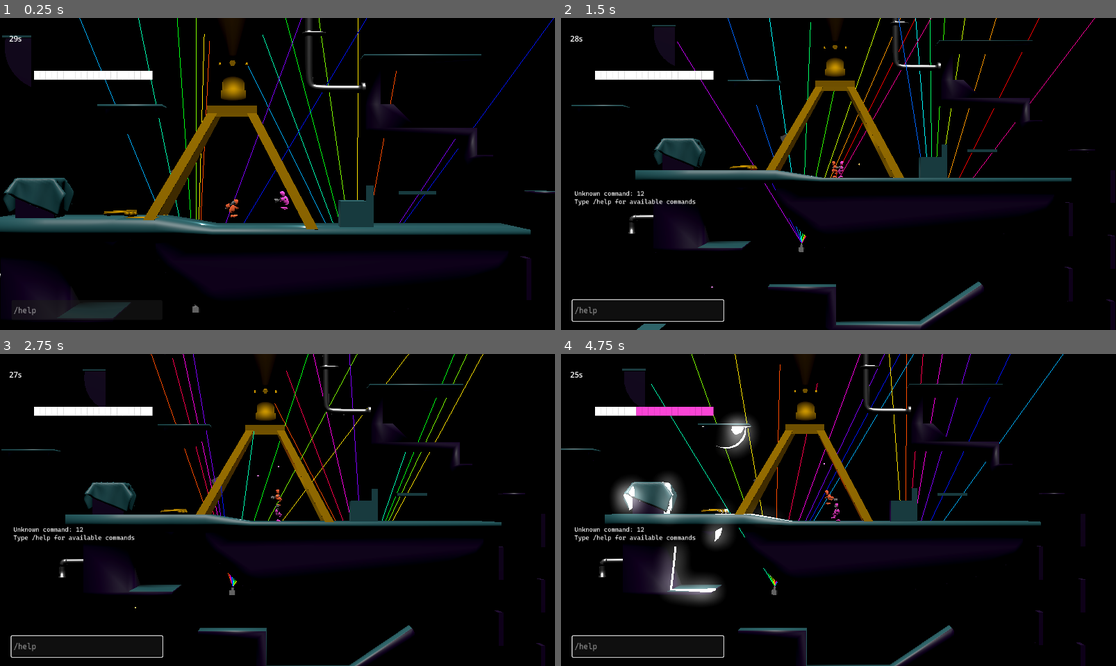
Above: before the commit, frames 1-4 (two rows, left to right).
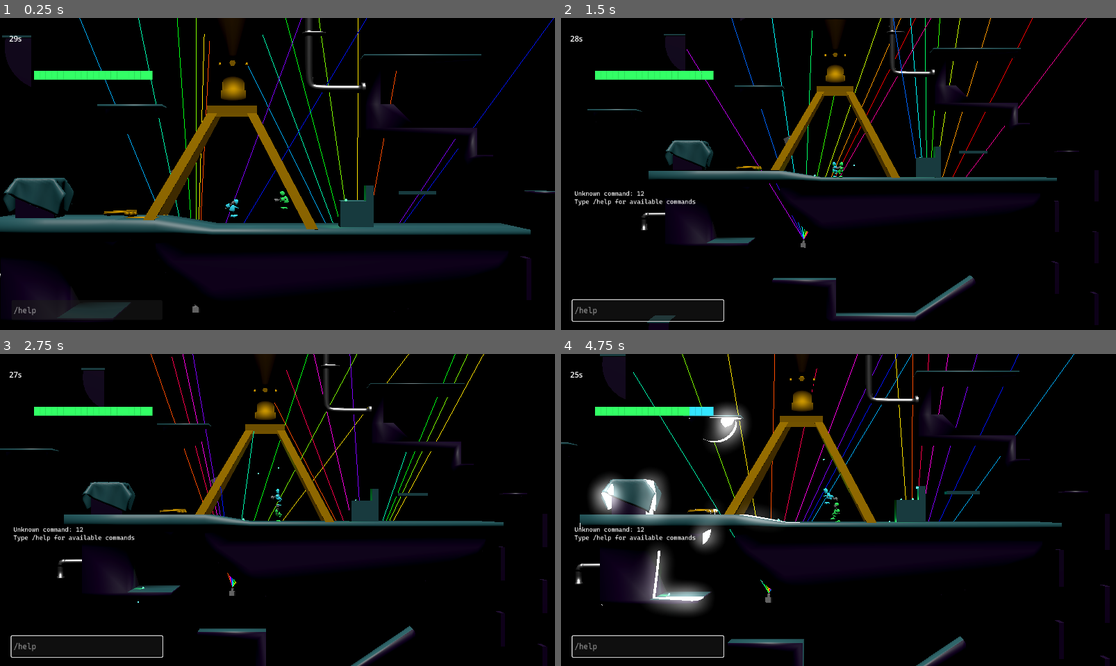
Above: after the commit, the same moments.

Repository: theowiik/project-epic-footsies-2
Game: Godot game, scene res://scenes/main.tscn
The game is run twice, just before and just after one commit, with the same random seed, the same clock (stepped at 60 frames per second) and the same inputs. The engine's default icon, where the game draws it, is replaced by a stand-in: a white triangle on a blue panel in a dark square.
Inputs (mouse positions are in pixels of both pictures, inside the frame that each line leads up to):
- Up to frame 1 (0.25 s): no input
- Up to frame 2 (1.5 s): click (649, 311) at 0.52 s; type "12" at 0.6 s; tap Enter at 1.25 s; move the mouse to (960, 158) at 1.27 s; hold D from 1.28 s (still down); hold Mouse wheel up (dev_zoom_in, bound only after the commit) from 1.28 s (still down); click (960, 158) at 1.42 s
- Up to frame 3 (2.75 s): tap Space at 1.52, 2.27 s; tap Mouse wheel down (dev_zoom_out, bound only after the commit) at 1.55, 2.1 s; move the mouse to (166, 525) at 2.02 s; release D at 2.03 s; release Mouse wheel up (dev_zoom_in, bound only after the commit) at 2.03 s; hold S from 2.03 s (still down); click (166, 525) at 2.17 s; tap Mouse wheel up (dev_zoom_in, bound only after the commit) at 2.3 s
- Up to frame 4 (4.75 s): move the mouse to (894, 441) at 2.77 s; release S at 2.78 s; hold D 2.78-3.53 s; hold Mouse wheel up (dev_zoom_in, bound only after the commit) 2.78-3.53 s; click (894, 441) at 2.92 s; tap Mouse wheel down (dev_zoom_out, bound only after the commit) at 3.05, 3.6 s; move the mouse to (810, 572) at 3.52 s; hold W 3.53-4.28 s; click (810, 572) at 3.67 s; tap Space at 3.77, 4.52 s; tap Mouse wheel up (dev_zoom_in, bound only after the commit) at 3.8 s; move the mouse to (1005, 556) at 4.27 s; hold A from 4.28 s (still down); hold Mouse wheel down (dev_zoom_out, bound only after the commit) from 4.28 s (still down); tap J at 4.35 s; click (1005, 556) at 4.42 s

The runs differ from the first frame. In frame 1, 0.8% of the frame differs, in the area x 6-66%, y 16-68%; in frame 2, 10%; in frame 3, 3.4%; in frame 4, 17%, in the area x 0-99%, y 0-100%.

Commit message:
Add initial bulb placement (#45)
* Add initial bulb placement

* Add ability to zoom

* Add team object

* FOrmat

Diff:
--- a/game/objects/bulb.tscn
+++ b/game/objects/bulb.tscn
@@ -1,11 +1,16 @@
-[gd_scene load_steps=3 format=3 uid="uid://c6ooswcottct1"]
+[gd_scene load_steps=4 format=3 uid="uid://c6ooswcottct1"]
 
 [ext_resource type="Script" uid="uid://bxlmsd8e3g2fh" path="res://scripts/bulb.gd" id="1_i2sy0"]
 
 [sub_resource type="SphereShape3D" id="SphereShape3D_4rivj"]
 radius = 0.21283175
 
+[sub_resource type="SphereMesh" id="SphereMesh_i2sy0"]
+radius = 0.115
+height = 0.31
+
 [node name="Bulb" type="Area3D" groups=["bulbs"]]
+collision_mask = 8
 script = ExtResource("1_i2sy0")
 
 [node name="CollisionShape3D" type="CollisionShape3D" parent="."]
@@ -14,4 +19,7 @@
 [node name="OmniLight3D" type="OmniLight3D" parent="."]
 light_energy = 2.0
 
+[node name="MeshInstance3D" type="MeshInstance3D" parent="."]
+mesh = SubResource("SphereMesh_i2sy0")
+
 [connection signal="area_entered" from="." to="." method="_on_area_entered"]
--- a/game/objects/bullet.tscn
+++ b/game/objects/bullet.tscn
@@ -11,6 +11,7 @@
 radius = 0.10501297
 
 [node name="Bullet" type="Area3D" groups=["bullets"]]
+collision_layer = 8
 script = ExtResource("1_script")
 
 [node name="Sprite3D" type="Sprite3D" parent="."]
@@ -25,3 +26,5 @@
 shape = SubResource("SphereShape3D_3ndsa")
 
 [node name="OmniLight3D" type="OmniLight3D" parent="."]
+
+[connection signal="body_entered" from="." to="." method="_on_body_entered"]
--- a/game/project.godot
+++ b/game/project.godot
@@ -25,8 +25,22 @@
 bullets=""
 bulbs=""
 
+[input]
+
+dev_zoom_in={
+"deadzone": 0.2,
+"events": [Object(InputEventMouseButton,"resource_local_to_scene":false,"resource_name":"","device":-1,"window_id":0,"alt_pressed":false,"shift_pressed":false,"ctrl_pressed":false,"meta_pressed":false,"button_mask":8,"position":Vector2(133, 13),"global_position":Vector2(142, 61),"factor":1.0,"button_index":4,"canceled":false,"pressed":true,"double_click":false,"script":null)
+]
+}
+dev_zoom_out={
+"deadzone": 0.2,
+"events": [Object(InputEventMouseButton,"resource_local_to_scene":false,"resource_name":"","device":-1,"window_id":0,"alt_pressed":false,"shift_pressed":false,"ctrl_pressed":false,"meta_pressed":false,"button_mask":16,"position":Vector2(155, 13),"global_position":Vector2(164, 61),"factor":1.0,"button_index":5,"canceled":false,"pressed":true,"double_click":false,"script":null)
+]
+}
+
 [layer_names]
 
 3d_physics/layer_1="platforms"
 3d_physics/layer_2="players"
 3d_physics/layer_3="flashlights"
+3d_physics/layer_4="bullets"
--- a/game/scenes/main.tscn
+++ b/game/scenes/main.tscn
@@ -1,10 +1,9 @@
-[gd_scene load_steps=12 format=3 uid="uid://ovaec6nc7m42"]
+[gd_scene load_steps=11 format=3 uid="uid://ovaec6nc7m42"]
 
 [ext_resource type="PackedScene" uid="uid://wilclsh64myp" path="res://objects/player/player.tscn" id="1_o5qli"]
 [ext_resource type="Script" uid="uid://cbldusqpmy3gb" path="res://scripts/main.gd" id="1_tefeu"]
 [ext_resource type="Script" uid="uid://d0f1w2mq5h6r7" path="res://scripts/follow_camera.gd" id="2_0wfyh"]
 [ext_resource type="PackedScene" uid="uid://bk4k7em2j8d1p" path="res://scenes/round_manager.tscn" id="2_o6xl0"]
-[ext_resource type="PackedScene" uid="uid://c6ooswcottct1" path="res://objects/bulb.tscn" id="4_jyhfs"]
 [ext_resource type="PackedScene" uid="uid://dacw2gn4smkwj" path="res://scenes/hud.tscn" id="5_tbgi4"]
 [ext_resource type="PackedScene" uid="uid://bioo4dk8jqu1w" path="res://objects/lasers/laser_machine.tscn" id="8_tipki"]
 [ext_resource type="PackedScene" uid="uid://ymkakny8f3x5" path="res://objects/lasers/strobe_machine.tscn" id="9_85g3d"]
@@ -45,20 +44,10 @@
 [node name="DirectionalLight3D" type="DirectionalLight3D" parent="."]
 transform = Transform3D(1, 0, 0, 0, 0.33293483, 0.94294983, 0, -0.9429499, 0.33293483, 0, 6.098803, 9.444128)
 
-[node name="Bulb" parent="." instance=ExtResource("4_jyhfs")]
-transform = Transform3D(1, 0, 0, 0, 1, 0, 0, 0, 1, -2.979772, 0, 0)
-
 [node name="HUD" parent="." instance=ExtResource("5_tbgi4")]
-
-[node name="Bulb2" parent="." instance=ExtResource("4_jyhfs")]
-transform = Transform3D(1, 0, 0, 0, 1, 0, 0, 0, 1, 7.7318554, 0, 0)
-
-[node name="Bulb3" parent="." instance=ExtResource("4_jyhfs")]
-transform = Transform3D(1, 0, 0, 0, 1, 0, 0, 0, 1, 5.2591705, 4.3170657, 0)
 
 [node name="Player2" parent="." instance=ExtResource("1_o5qli")]
 transform = Transform3D(1, 0, 0, 0, 1, 0, 0, 0, 1, 6.7508955, 1.7889354, 0)
-team_color = Color(0.97749525, 0.2690932, 0.83872867, 1)
 device_id = 1
 use_bot_input = true
 
--- a/game/scripts/bulb.gd
+++ b/game/scripts/bulb.gd
@@ -1,21 +1,50 @@
 extends Area3D
 
-signal bulb_hit(new_team_color: Color)
+signal bulb_hit(new_team: Team)
+
+var team: Team = Team.white()
+var _color_initialized := false
+var _material: StandardMaterial3D
 
 @onready var light: OmniLight3D = $OmniLight3D
+@onready var mesh_instance: MeshInstance3D = $MeshInstance3D
 
 
-func get_color() -> Color:
-	return $OmniLight3D.light_color
+func _ready() -> void:
+	_material = StandardMaterial3D.new()
+	_material.emission_enabled = true
+	_material.emission_energy_multiplier = 2.0
+	mesh_instance.material_override = _material
+
+	if _color_initialized:
+		_apply_team(team)
+		bulb_hit.emit(team)
+
+
+func set_team(new_team: Team) -> void:
+	team = new_team
+	_color_initialized = true
+
+
+func get_team() -> Team:
+	return team
+
+
+func _apply_team(new_team: Team) -> void:
+	team = new_team
+	light.light_color = team.color
+
+	if _material:
+		_material.albedo_color = team.color
+		_material.emission = team.color
 
 
 func _on_area_entered(area: Area3D) -> void:
 	if area.is_in_group(Constants.BULLETS_GROUP):
-		var old_color = light.light_color
-		var new_color = area.team_color
+		var new_team: Team = area.team
 
-		if old_color != new_color:
-			light.light_color = new_color
-			bulb_hit.emit(new_color)
+		if team.color != new_team.color:
+			_apply_team(new_team)
+			bulb_hit.emit(new_team)
 
 		area.queue_free()
--- a/game/scripts/bullet.gd
+++ b/game/scripts/bullet.gd
@@ -1,24 +1,32 @@
-extends Node3D
+extends Area3D
 
+const BULB_SCENE: PackedScene = preload("res://objects/bulb.tscn")
+
+var team: Team = Team.white()
 var velocity: Vector3 = Vector3.ZERO
 var speed: float = 10.0
 var lifetime: float = 3.0
-var gravity: float = 3
-var team_color: Color = Color.WHITE
+var _gravity: float = 3
+var _material: StandardMaterial3D
 
 @onready var mesh_instance: MeshInstance3D = $MeshInstance3D
 @onready var light: OmniLight3D = $OmniLight3D
 
 
 func _ready():
+	_material = StandardMaterial3D.new()
+	_material.emission_enabled = true
+	_material.emission_energy_multiplier = 2.0
+	mesh_instance.material_override = _material
+
 	_apply_team_color()
 	await get_tree().create_timer(lifetime).timeout
 	queue_free()
 
 
-func _process(delta):
+func _physics_process(delta):
 	position += velocity * speed * delta
-	velocity.y -= gravity * delta
+	velocity.y -= _gravity * delta
 
 
 func set_direction(direction: Vector3):
@@ -26,13 +34,17 @@
 
 
 func _apply_team_color() -> void:
-	if mesh_instance:
-		var material = StandardMaterial3D.new()
-		material.albedo_color = team_color
-		material.emission_enabled = true
-		material.emission = team_color
-		material.emission_energy_multiplier = 2.0
-		mesh_instance.material_override = material
+	if _material:
+		_material.albedo_color = team.color
+		_material.emission = team.color
 
 	if light:
-		light.light_color = team_color
+		light.light_color = team.color
+
+
+func _on_body_entered(_body: Node3D) -> void:
+	var bulb = BULB_SCENE.instantiate()
+	bulb.set_team(team)
+	bulb.global_position = global_position
+	get_tree().current_scene.add_child(bulb)
+	queue_free()
--- a/game/scripts/crystal_picker/crystal_picker.gd
+++ b/game/scripts/crystal_picker/crystal_picker.gd
@@ -15,12 +15,12 @@
 func show_result(winner: Player, loser: Player) -> void:
 	result_label.bbcode_enabled = true
 
-	var winner_hex: String = winner.team_color.to_html(false)
-	var loser_hex: String = loser.team_color.to_html(false)
+	var winner_hex: String = winner.team.get_hex()
+	var loser_hex: String = loser.team.get_hex()
 
 	var text: String = (
 		"[color=#%s]%s[/color] wins!\n[color=#%s]%s[/color] picks a crystal"
-		% [winner_hex, winner_hex.to_upper(), loser_hex, loser_hex.to_upper()]
+		% [winner_hex, winner.team.name, loser_hex, loser.team.name]
 	)
 	result_label.text = text
 
--- a/game/scripts/follow_camera.gd
+++ b/game/scripts/follow_camera.gd
@@ -21,3 +21,10 @@
 
 	var target_position: Vector3 = avg_position + offset
 	global_position = global_position.lerp(target_position, 1.0 - exp(-smoothing_speed * delta))
+
+
+func _unhandled_input(event: InputEvent) -> void:
+	if event.is_action_pressed("dev_zoom_in"):
+		offset.z += 10
+	elif event.is_action_pressed("dev_zoom_out"):
+		offset.z -= 10
--- a/game/scripts/input/naive_bot_input.gd
+++ b/game/scripts/input/naive_bot_input.gd
@@ -91,12 +91,12 @@
 	var players = player_node.get_tree().get_nodes_in_group(Constants.PLAYERS_GROUP)
 	var closest: Node3D = null
 	var closest_distance: float = INF
-	var my_color: Color = player_node.team_color
+	var my_team: Team = player_node.team
 
 	for player in players:
 		if player == player_node:
 			continue
-		if player.team_color == my_color:
+		if player.team.color == my_team.color:
 			continue
 
 		var distance = player_node.global_position.distance_to(player.global_position)
--- a/game/scripts/player.gd
+++ b/game/scripts/player.gd
@@ -1,12 +1,14 @@
 class_name Player
 extends CharacterBody3D
-
-@export var team_color: Color = Color(1, 0.4, 0.2, 1)
 
 # Controller
 @export var device_id: int = 0
 @export var use_bot_input: bool = false
 
+var team_presets: Array[Callable] = [
+	Team.red, Team.blue, Team.green, Team.orange, Team.purple, Team.cyan, Team.yellow, Team.pink
+]
+var team: Team
 var input: InputInterface
 
 # Movement
@@ -30,6 +32,8 @@
 
 
 func _ready():
+	team = team_presets.pick_random().call()
+
 	if use_bot_input:
 		input = NaiveBotInput.new(self)
 	else:
@@ -66,7 +70,7 @@
 	if input.is_shoot_pressed() and shoot_cooldown <= 0:
 		var shoot_pos = flashlight.shoot_position.global_position
 		var direction = -flashlight.global_transform.basis.z
-		var context = ShootingContext.new(shoot_pos, direction, team_color, get_parent(), self)
+		var context = ShootingContext.new(shoot_pos, direction, team, get_parent(), self)
 
 		shooter.shoot(context)
 		shoot_cooldown = shooter.get_shoot_delay()
@@ -138,7 +142,7 @@
 				var material = mesh_instance.get_active_material(0)
 				if material:
 					material = material.duplicate()
-					material.albedo_color = team_color
+					material.albedo_color = team.color
 					mesh_instance.set_surface_override_material(0, material)
 
-	flashlight.set_color(team_color)
+	flashlight.set_color(team.color)
--- a/game/scripts/round_manager.gd
+++ b/game/scripts/round_manager.gd
@@ -47,7 +47,7 @@
 		recalculate_scores()
 
 
-func _on_bulb_hit(_color: Color) -> void:
+func _on_bulb_hit(_team: Team) -> void:
 	recalculate_scores()
 
 
@@ -55,8 +55,8 @@
 	scores.clear()
 
 	for bulb in get_tree().get_nodes_in_group(Constants.BULBS_GROUP):
-		var color: Color = bulb.get_color()
-		scores[color] = scores.get(color, 0) + 1
+		var team_color: Color = bulb.get_team().color
+		scores[team_color] = scores.get(team_color, 0) + 1
 
 	scores_updated.emit(scores)
 
@@ -68,7 +68,7 @@
 
 	var player_scores: Array = []
 	for player in players:
-		var player_score: int = scores.get(player.team_color, 0)
+		var player_score: int = scores.get(player.team.color, 0)
 		player_scores.append({"player": player, "score": player_score})
 
 	player_scores.sort_custom(func(a, b): return a.score > b.score)
--- a/game/scripts/shooting/base_shooter.gd
+++ b/game/scripts/shooting/base_shooter.gd
@@ -22,19 +22,15 @@
 	for i in range(total_bullets):
 		var spread_offset = randf_range(-context.spread, context.spread)
 		var shot_dir = context.direction.rotated(Vector3.FORWARD, deg_to_rad(spread_offset))
-		spawn_bullet(context.from_position, shot_dir, context.team_color, context.parent, context)
+		spawn_bullet(context.from_position, shot_dir, context.team, context.parent, context)
 
 
 func spawn_bullet(
-	from_position: Vector3,
-	direction: Vector3,
-	team_color: Color,
-	parent: Node,
-	context: ShootingContext
+	from_position: Vector3, direction: Vector3, team: Team, parent: Node, context: ShootingContext
 ) -> void:
 	var bullet = context.bullet_scene.instantiate()
 	bullet.position = from_position
 	bullet.speed = context.bullet_speed
 	bullet.set_direction(direction)
-	bullet.team_color = team_color
+	bullet.team = team
 	parent.add_child(bullet)
--- a/game/scripts/shooting/shooting_context.gd
+++ b/game/scripts/shooting/shooting_context.gd
@@ -5,7 +5,7 @@
 var spread: float = 15.0
 var from_position: Vector3
 var direction: Vector3
-var team_color: Color
+var team: Team
 var parent: Node
 var player: CharacterBody3D
 var bullet_speed: float = 0.0
@@ -15,9 +15,9 @@
 var extra_shots: int = 0
 
 
-func _init(pos: Vector3, dir: Vector3, color: Color, p: Node, player_ref: CharacterBody3D = null):
+func _init(pos: Vector3, dir: Vector3, t: Team, p: Node, player_ref: CharacterBody3D = null):
 	from_position = pos
 	direction = dir
-	team_color = color
+	team = t
 	parent = p
 	player = player_ref
--- /dev/null
+++ b/game/scripts/team.gd
@@ -0,0 +1,50 @@
+class_name Team
+extends RefCounted
+
+var name: String
+var color: Color
+
+
+func _init(team_name: String, team_color: Color) -> void:
+	name = team_name
+	color = team_color
+
+
+func get_hex() -> String:
+	return color.to_html(false)
+
+
+static func red() -> Team:
+	return Team.new("Red", Color(1.0, 0.3, 0.2))
+
+
+static func blue() -> Team:
+	return Team.new("Blue", Color(0.2, 0.4, 1.0))
+
+
+static func green() -> Team:
+	return Team.new("Green", Color(0.2, 1.0, 0.4))
+
+
+static func orange() -> Team:
+	return Team.new("Orange", Color(1.0, 0.5, 0.1))
+
+
+static func purple() -> Team:
+	return Team.new("Purple", Color(0.7, 0.2, 1.0))
+
+
+static func cyan() -> Team:
+	return Team.new("Cyan", Color(0.2, 0.9, 1.0))
+
+
+static func yellow() -> Team:
+	return Team.new("Yellow", Color(1.0, 0.9, 0.2))
+
+
+static func pink() -> Team:
+	return Team.new("Pink", Color(1.0, 0.4, 0.7))
+
+
+static func white() -> Team:
+	return Team.new("Neutral", Color.WHITE)
Not shown, added: game/scripts/team.gd.uid
